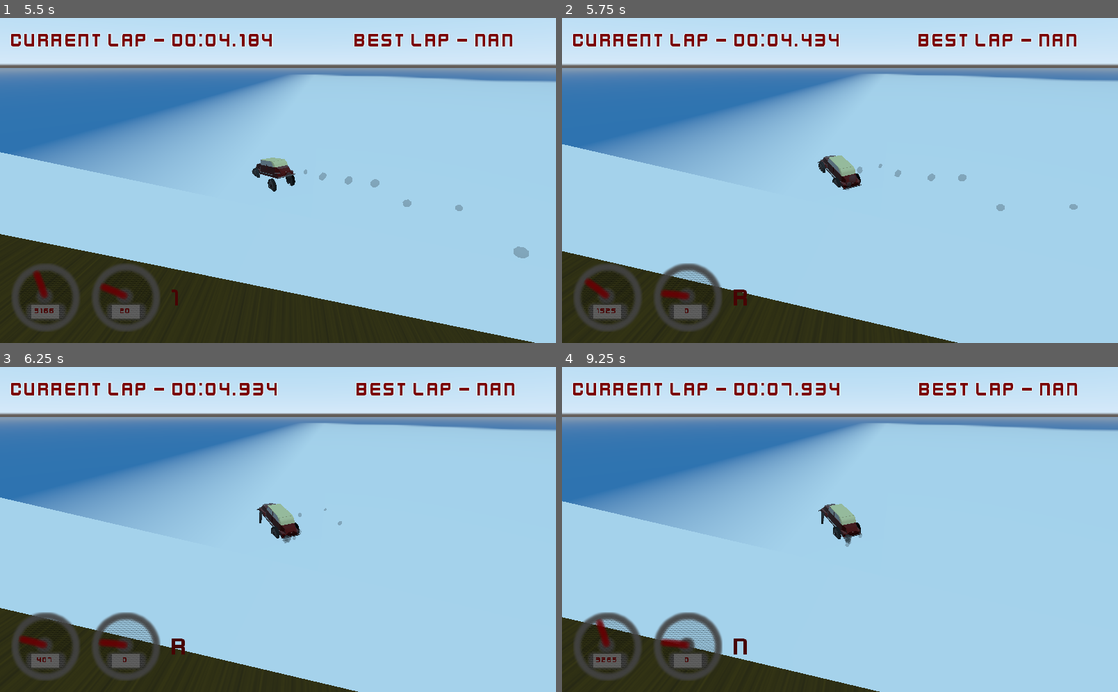
Above: before the commit, frames 1-4 (two rows, left to right).
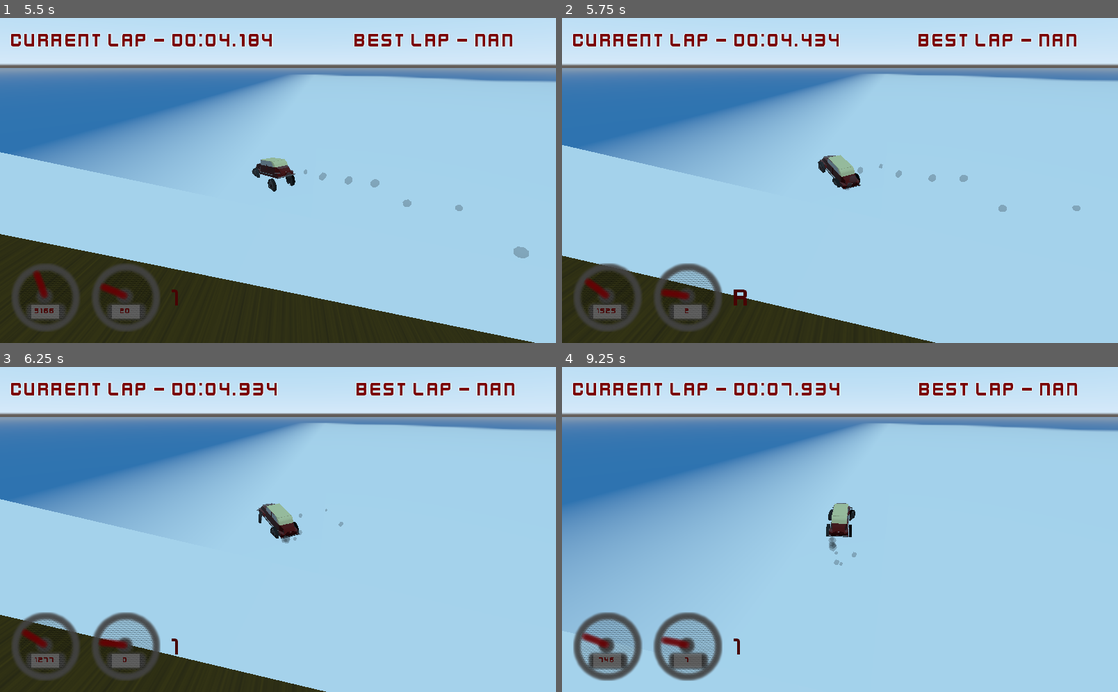
Above: after the commit, the same moments.

Repository: esensar/bugged-racing
Game: Godot game, scene res://menu/main_menu.tscn
Same seed, same stepped clock (60 frames per second), same inputs: the game is played once before the commit and once after it. The engine's default icon, where the game draws it, is replaced by a stand-in: a white triangle on a blue panel in a dark square.
Inputs:
- Up to frame 1 (5.5 s): click "Start" at 0.5 s; click "Start" at 1.25 s; hold W (throttle) 2.03-2.78 s; hold Shift (gear_up) 2.03-3.53 s; tap C (clutch) at 2.85 s; tap W (throttle) at 3.05, 4.35, 5.3 s; hold W (throttle) 3.53-4.28 s; hold A (steer_left) 3.53-5.03 s; hold S (brake) from 5.03 s (still down); hold C (clutch) from 5.03 s (still down)
- Up to frame 2 (5.75 s): keep holding S (brake); keep holding C (clutch)
- Up to frame 3 (6.25 s): release S (brake) at 5.78 s; release C (clutch) at 5.78 s; hold D (steer_right) from 5.78 s (still down); tap W (throttle) at 5.85 s
- Up to frame 4 (9.25 s): release D (steer_right) at 6.53 s; hold Shift (gear_up) 6.53-7.28 s; hold W (throttle) 6.53-7.28 s; hold D (steer_right) from 7.28 s (still down); tap C (clutch) at 7.35 s; tap W (throttle) at 7.55, 8.85 s; hold W (throttle) 8.03-8.78 s

Frame 1 is identical in both runs. In frame 2, 1.2% of the frame differs, in the area x 0-94%, y 38-100%; in frame 3, 1.8%; in frame 4, 11%, in the area x 0-58%, y 41-100%.

Commit message:
Fix automatic reverse to 1st gear transmission

Diff:
--- a/vehicles/vehicle.gd
+++ b/vehicles/vehicle.gd
@@ -138,11 +138,6 @@
 
 	var wheel_rpm = traction_wheels[0].get_rpm()
 	var speed = wheel_rpm * 2.0 * PI * rrwheel.wheel_radius / 60.0 * 3600.0 / 1000.0
-
-	if GlobalSettings.automatic_transmission and gear == -1:
-		var swap = throttle
-		throttle = brake_input
-		brake_input = swap
 
 	if (
 		GlobalSettings.automatic_transmission
@@ -153,6 +148,21 @@
 	):
 		_gear_down()
 		_gear_down()
+
+	if (
+		GlobalSettings.automatic_transmission
+		and speed <= 0
+		and speed > -1
+		and gear == -1
+		and throttle > 0.1
+	):
+		_gear_up()
+		_gear_up()
+
+	if GlobalSettings.automatic_transmission and gear == -1:
+		var swap = throttle
+		throttle = brake_input
+		brake_input = swap
 
 	if GlobalSettings.auto_clutch or GlobalSettings.automatic_transmission:
 		clutch_position = 1 - min(rpm, 900) / 900.0
